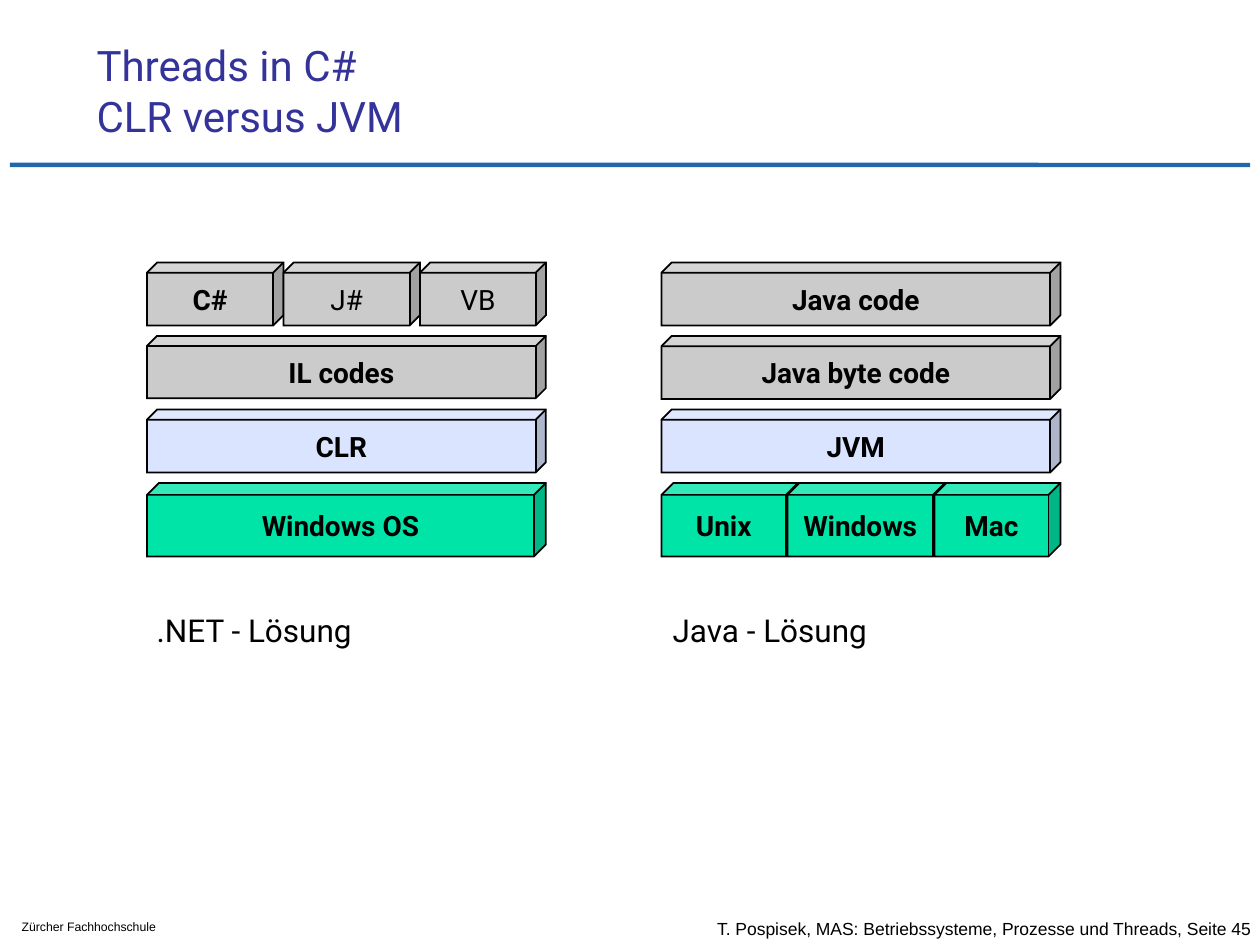
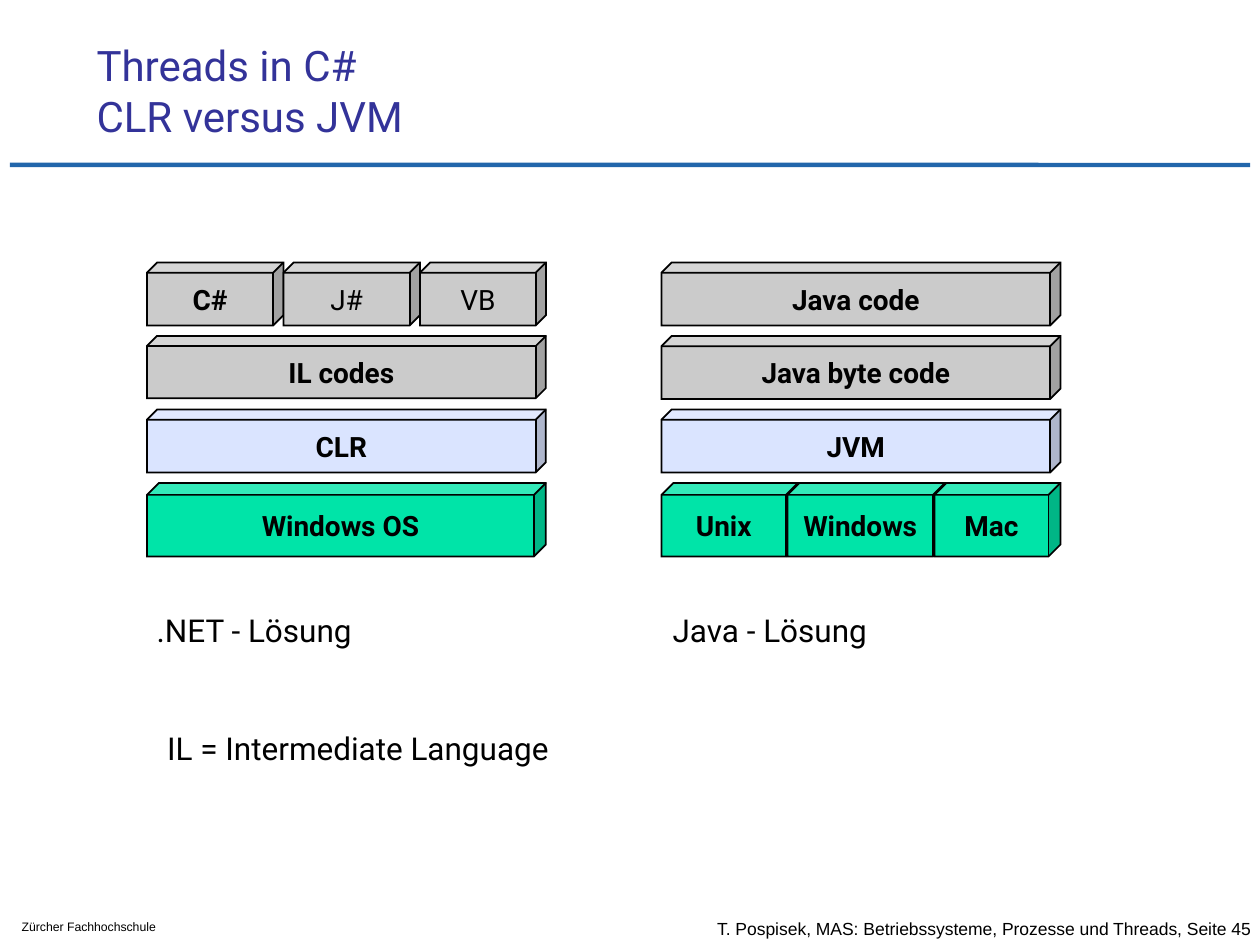
Before and after one commit to tpo/betriebssysteme, a slide deck: slide 45 of 05-2_Prozesse_und_Threads.odp. Drawn at 1260x945 pixels with LibreOffice and Linux fonts; fonts in the diff are those of the drawing; background and template pictures are left out. Boxes give left, top, right and bottom in pixels: in the first picture for what was removed or moved away, otherwise in the second. Text is boxed around its words. In the diff, an @@ line names an element or a change of style, - is before the commit and + after.

```diff
--- a/05-2_Prozesse_und_Threads.odp
+++ b/05-2_Prozesse_und_Threads.odp
@@ text added at (167,736,549,767), 18 pt, text #000000 @@
+IL = Intermediate Language
```
Also in this commit, not shown: 6 other slides changed, 3 other files.
